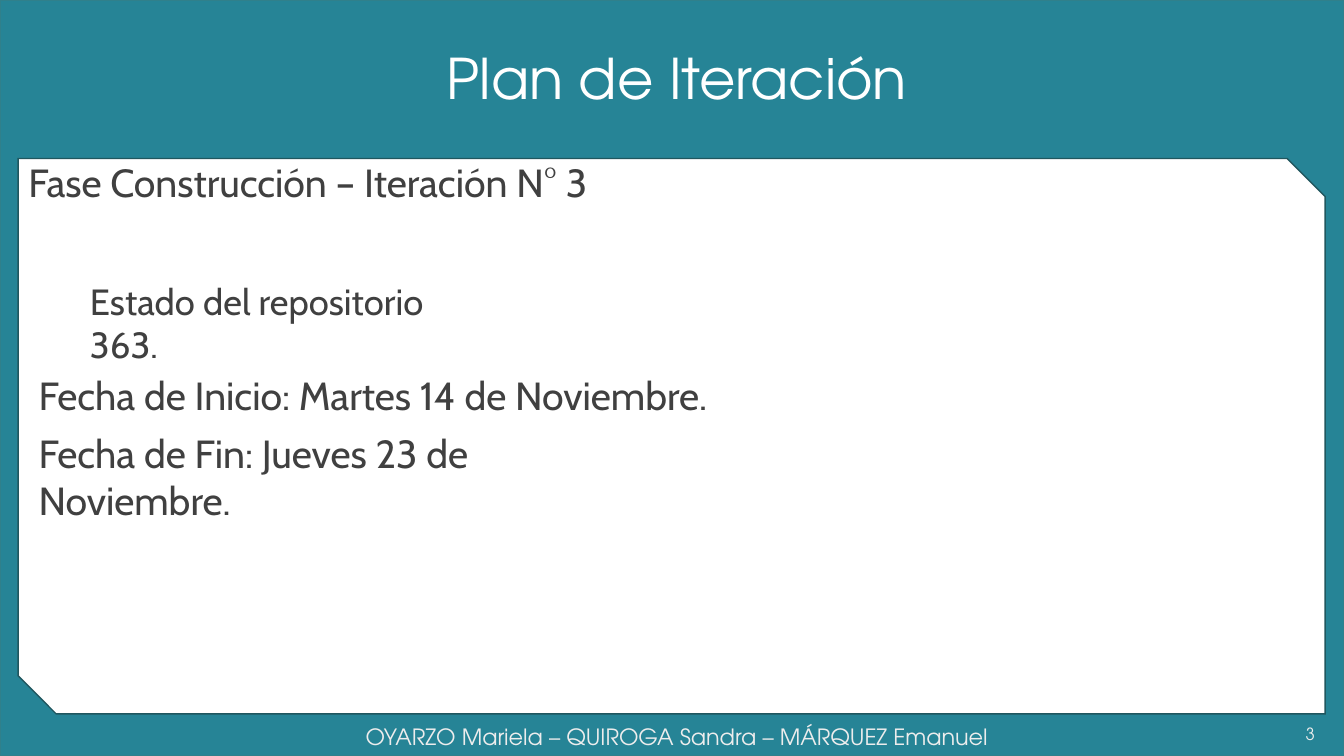
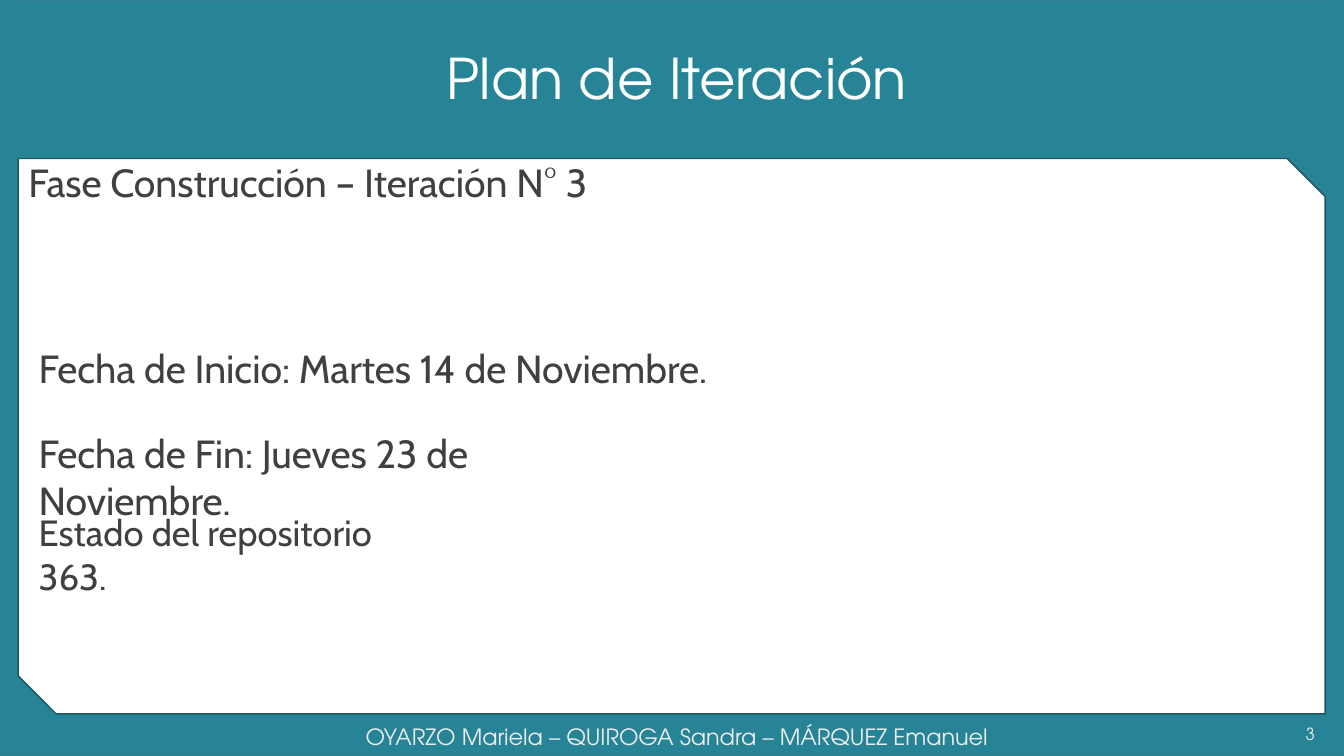
Before and after one commit to grupoyenu/yenu, a slide deck: slide 3 of 08. Presentaciones/Presentación 8 - 24.11.17.pptx. Drawn at 1344x756 pixels with LibreOffice and Linux fonts; fonts in the diff are those of the drawing; background and template pictures are left out. Boxes give left, top, right and bottom in pixels: in the first picture for what was removed or moved away, otherwise in the second. Text is boxed around its words. In the diff, an @@ line names an element or a change of style, - is before the commit and + after.

```diff
--- a/08. Presentaciones/Presentación 8 - 24.11.17.pptx
+++ b/08. Presentaciones/Presentación 8 - 24.11.17.pptx
@@ text "Fecha de Inicio: Martes 14 ...": place and size @@
-text "Fecha de Inicio: Martes 14 ..." at [39,380,707,411]
+text "Fecha de Inicio: Martes 14 ..." at [39,353,707,384]
@@ text "Estado del repositorio 363." rewrapped from [90,287,424,359] to [39,515,372,591] @@
```
Also in this commit, not shown: 1 other file.
